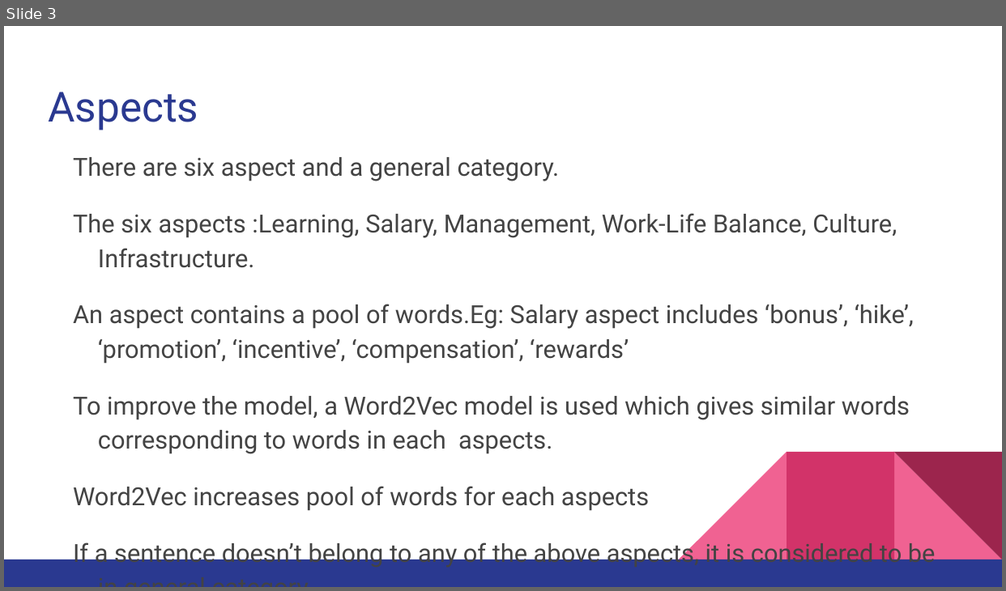
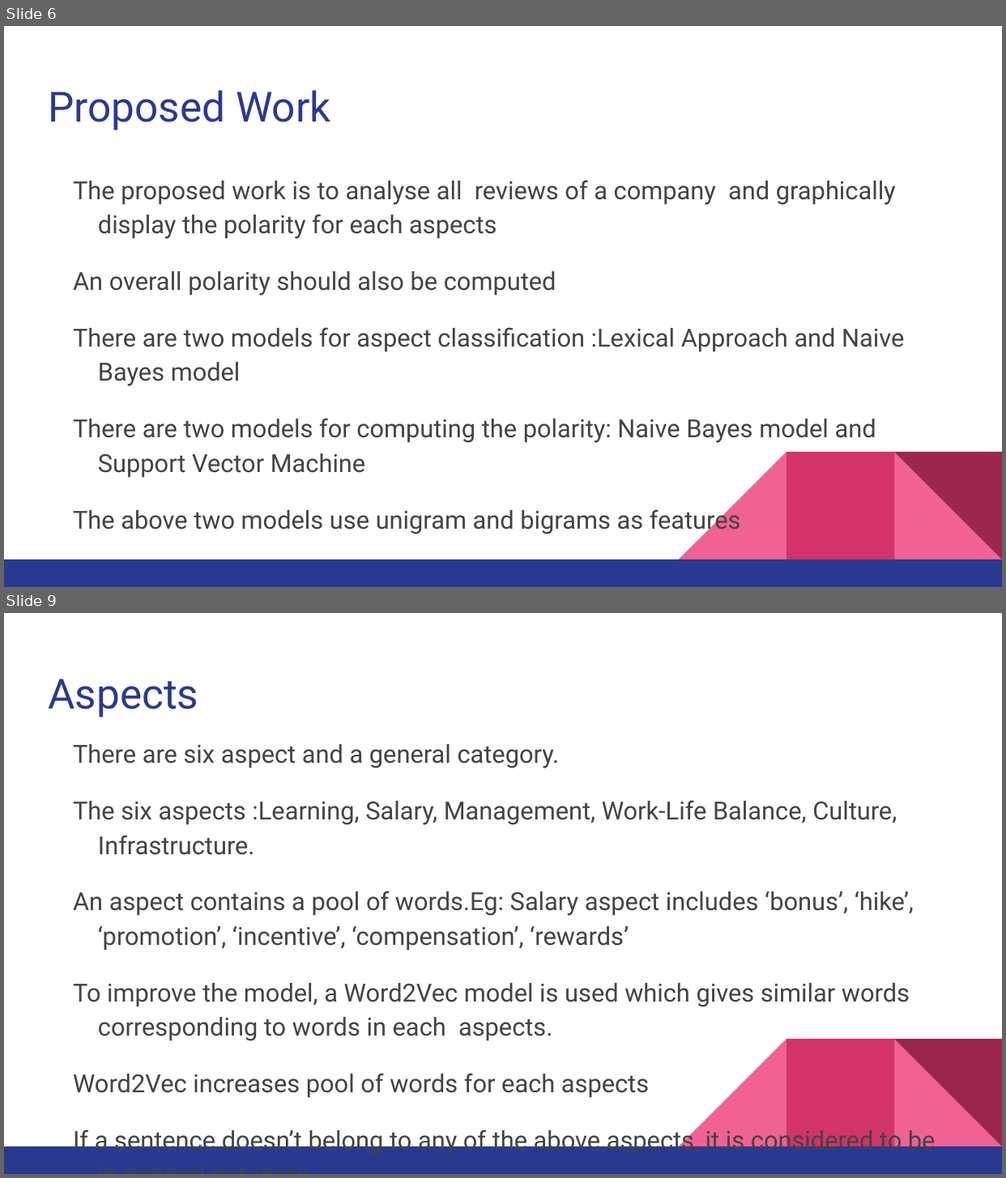
Before and after one commit to pranavshenoy/job_analysis, a slide deck: Presentation/final_presentation.pptx. Shown one above the other, each under a label of ours: slide 3 before the commit, slides 6 and 9 after it; the slides between them are not shown. The pictures are 1006x591 and 1006x1178 pixels, drawn with LibreOffice and Linux fonts; fonts in the diff are those of the drawing. Boxes give left, top, right and bottom in pixels: in the first picture for what was removed or moved away, otherwise in the second. Text is boxed around its words. In the diff, an @@ line names an element or a change of style, - is before the commit and + after.

```diff
--- a/Presentation/final_presentation.pptx
+++ b/Presentation/final_presentation.pptx
@@ slide 6 added at [4,26,1002,587], background #FFFFFF; not listed: 5 template elements that a slide beside it also shows @@
@@ title added at [48,90,330,130], 30 pt, text #2A3990 @@
+Proposed Work
@@ text added at [73,180,904,535], 18 pt, text #434343 @@
+The proposed work is to analyse all reviews of a company and graphically display the polarity for each aspects
+An overall polarity should also be computed
+There are two models for aspect classification :Lexical Approach and Naive Bayes model
+There are two models for computing the polarity: Naive Bayes model and Support Vector Machine
+The above two models use unigram and bigrams as features
@@ what was slide 3 is now slide 9 @@
```
Also in this commit, not shown: 5 slides changed, 14 other slides added, 1 slide removed, 12 other files.
